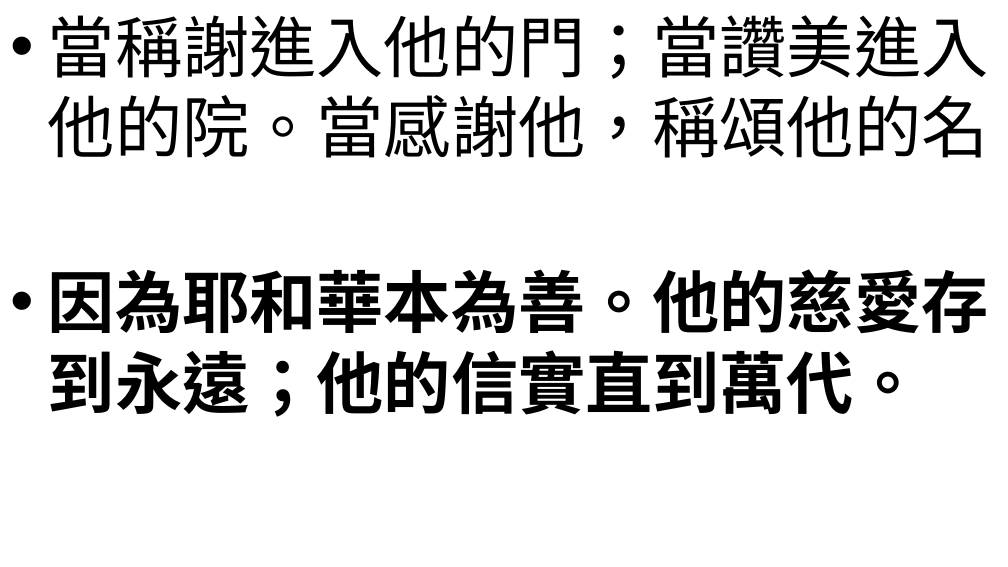
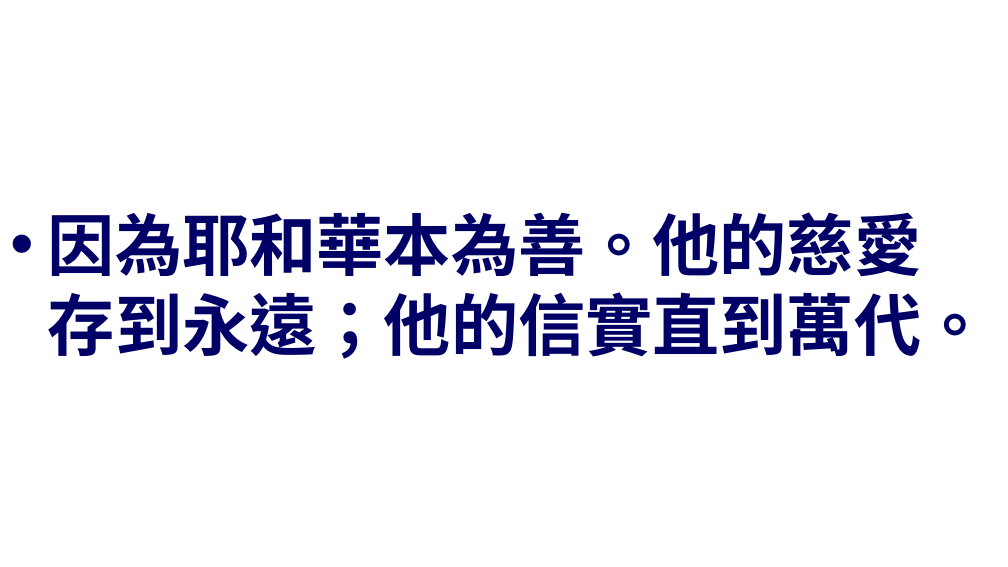
Before and after one commit to batisuoc/worship-resources, a slide deck: slide 7 of 18獻上感謝.pptx. Drawn at 1008x567 pixels with LibreOffice and Linux fonts; fonts in the diff are those of the drawing; background and template pictures are left out. Boxes give left, top, right and bottom in pixels: in the first picture for what was removed or moved away, otherwise in the second. Text is boxed around its words. In the diff, an @@ line names an element or a change of style, - is before the commit and + after.

```diff
--- a/18獻上感謝.pptx
+++ b/18獻上感謝.pptx
@@ text "因為耶和華本為善。他的慈愛存到永遠；他的信實直到萬代。" at [48, 212, 989, 359]: text colour #000000 to #000066; vertical alignment top to middle @@
@@ text at [48, 15, 1008, 158]: paragraph removed @@
-• 當稱謝進入他的門；當讚美進入他的院。當感謝他，稱頌他的名！
```
Also in this commit, not shown: 6 other slides changed.
